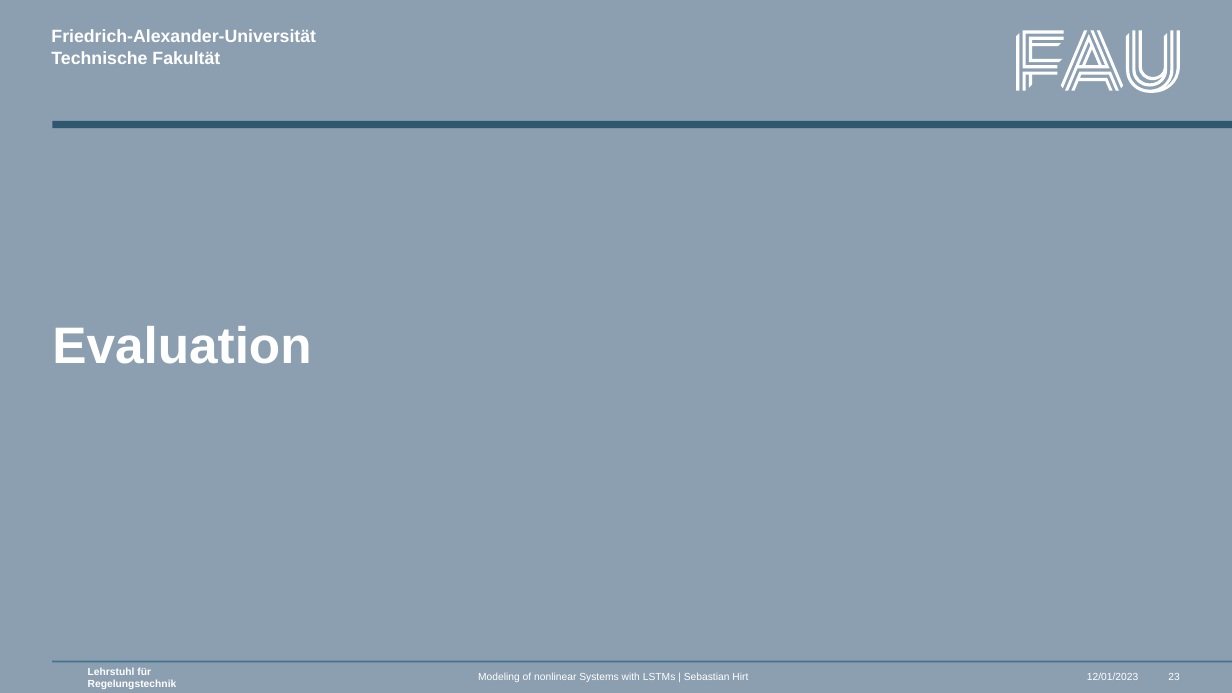
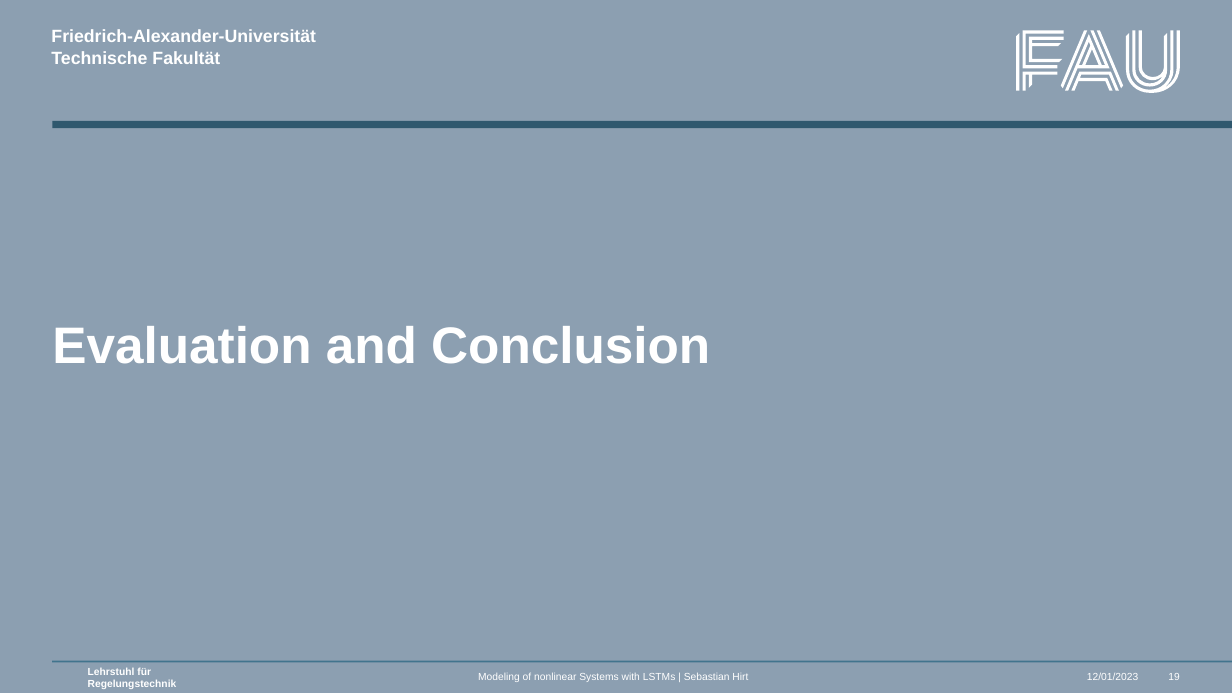
Before and after one commit to mokronos/nonlinearLSTM, a slide deck: slide 19 of presentation/nonlinearLSTM_slides.pptx (slide 23 before the commit). Drawn at 1232x693 pixels with LibreOffice and Linux fonts; fonts in the diff are those of the drawing; background and template pictures are left out. Boxes give left, top, right and bottom in pixels: in the first picture for what was removed or moved away, otherwise in the second. Text is boxed around its words. In the diff, an @@ line names an element or a change of style, - is before the commit and + after.

```diff
--- a/presentation/nonlinearLSTM_slides.pptx
+++ b/presentation/nonlinearLSTM_slides.pptx
@@ title at box(52, 326, 710, 364): text changed @@
-Evaluation
+Evaluation and Conclusion
```
Also in this commit, not shown: 10 other slides changed, 7 slides removed.
